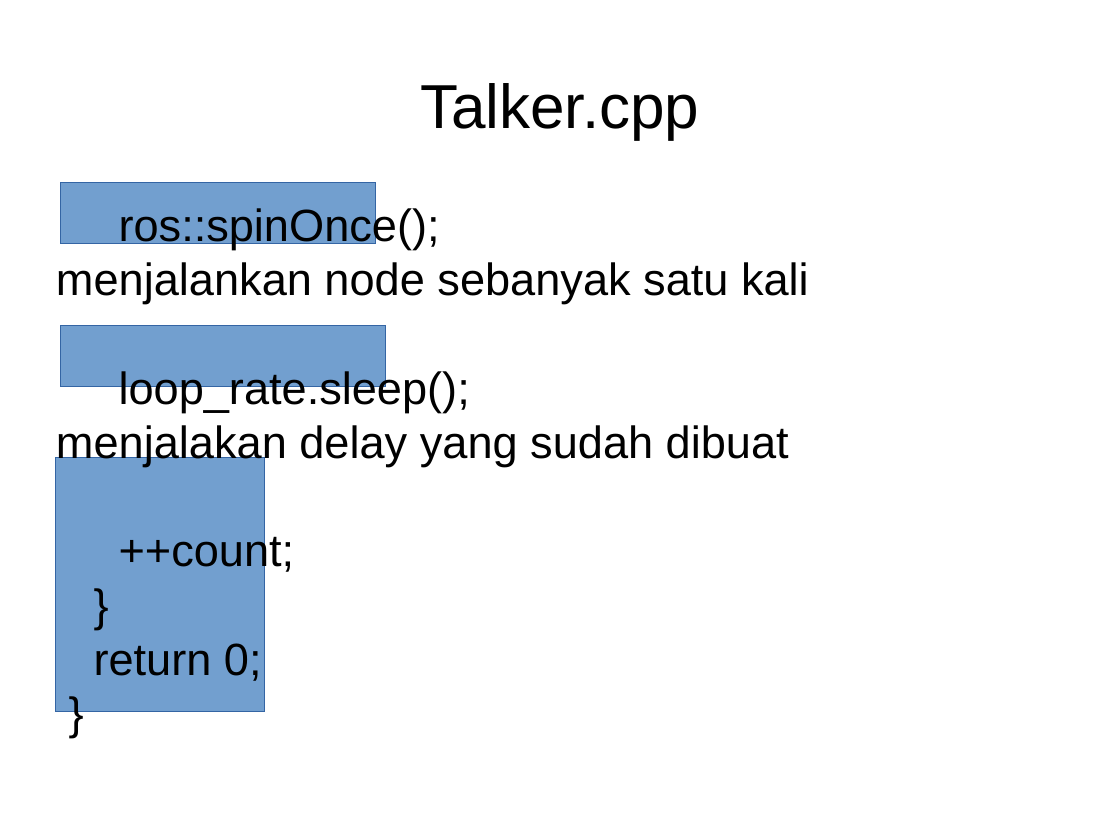
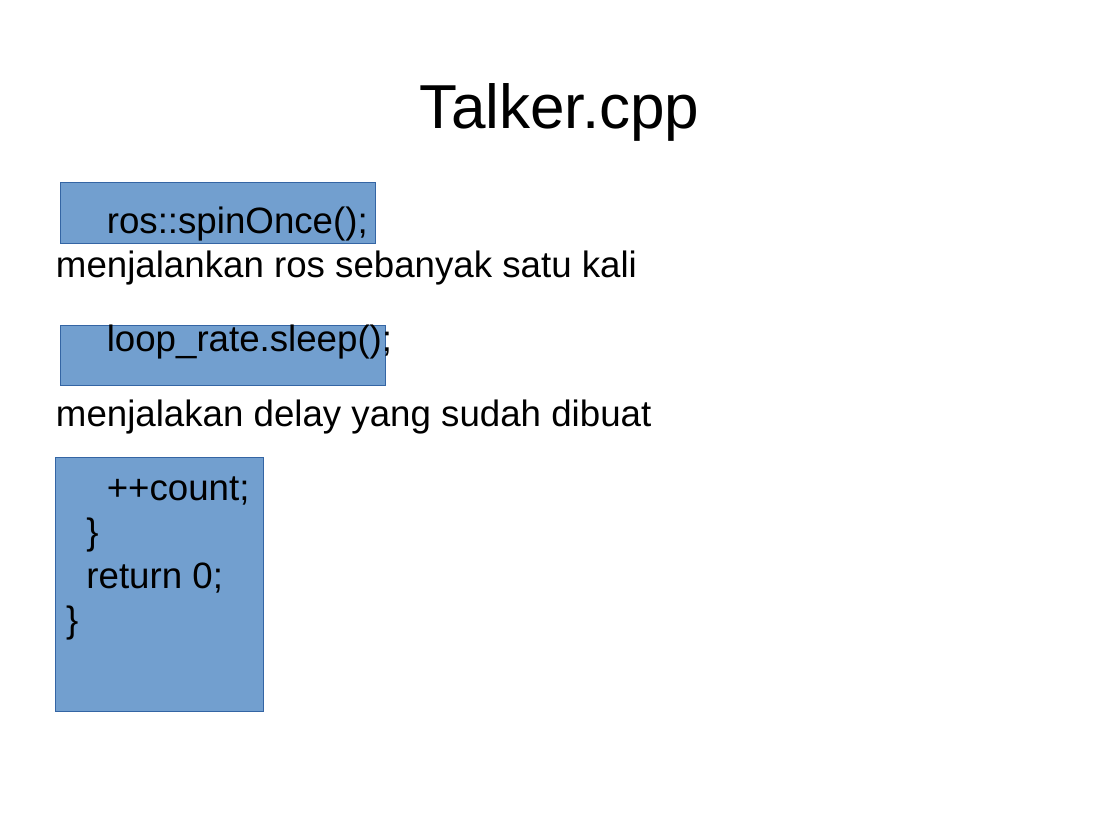
Before and after one commit to lp02781/pelatihan_ros, a slide deck: slide 28 of pelatihan_ros_1.pptx. Drawn at 1120x840 pixels with LibreOffice and Linux fonts; fonts in the diff are those of the drawing. Boxes give left, top, right and bottom in pixels: in the first picture for what was removed or moved away, otherwise in the second. Text is boxed around its words. In the diff, an @@ line names an element or a change of style, - is before the commit and + after.

```diff
--- a/pelatihan_ros_1.pptx
+++ b/pelatihan_ros_1.pptx
@@ text at (56,206,651,593): size 32 to 26 pt in "ros::spinOnce();", "loop_rate.sleep();", "menjalakan delay yang sudah dibuat", "++count;" and 3 more places @@
@@ text at (56,250,637,284): text changed; size 32 to 26 pt @@
-menjalankan node sebanyak satu kali
+menjalankan ros sebanyak satu kali
```
Also in this commit, not shown: 10 other slides changed, 1 other file.
